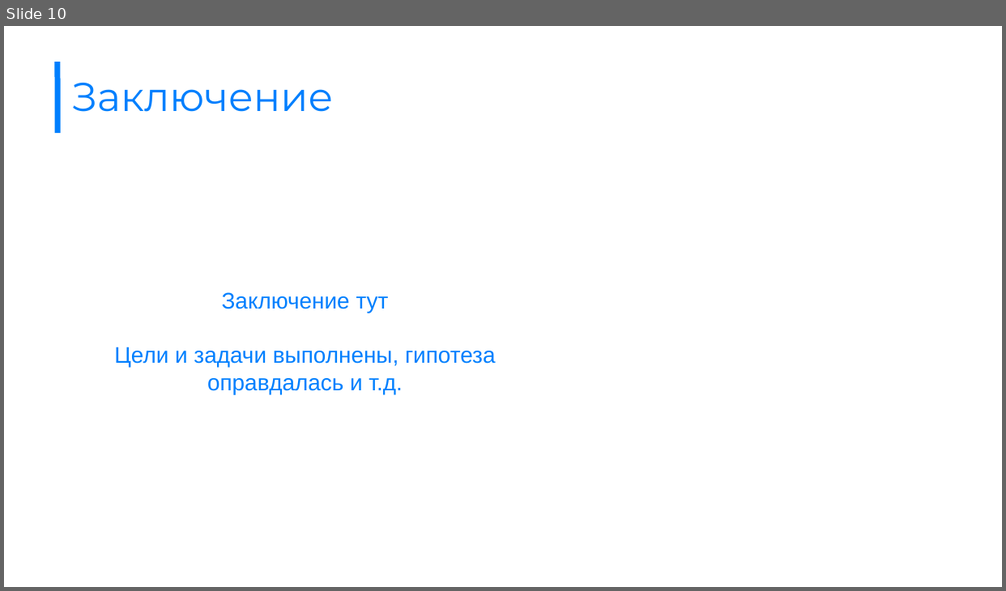
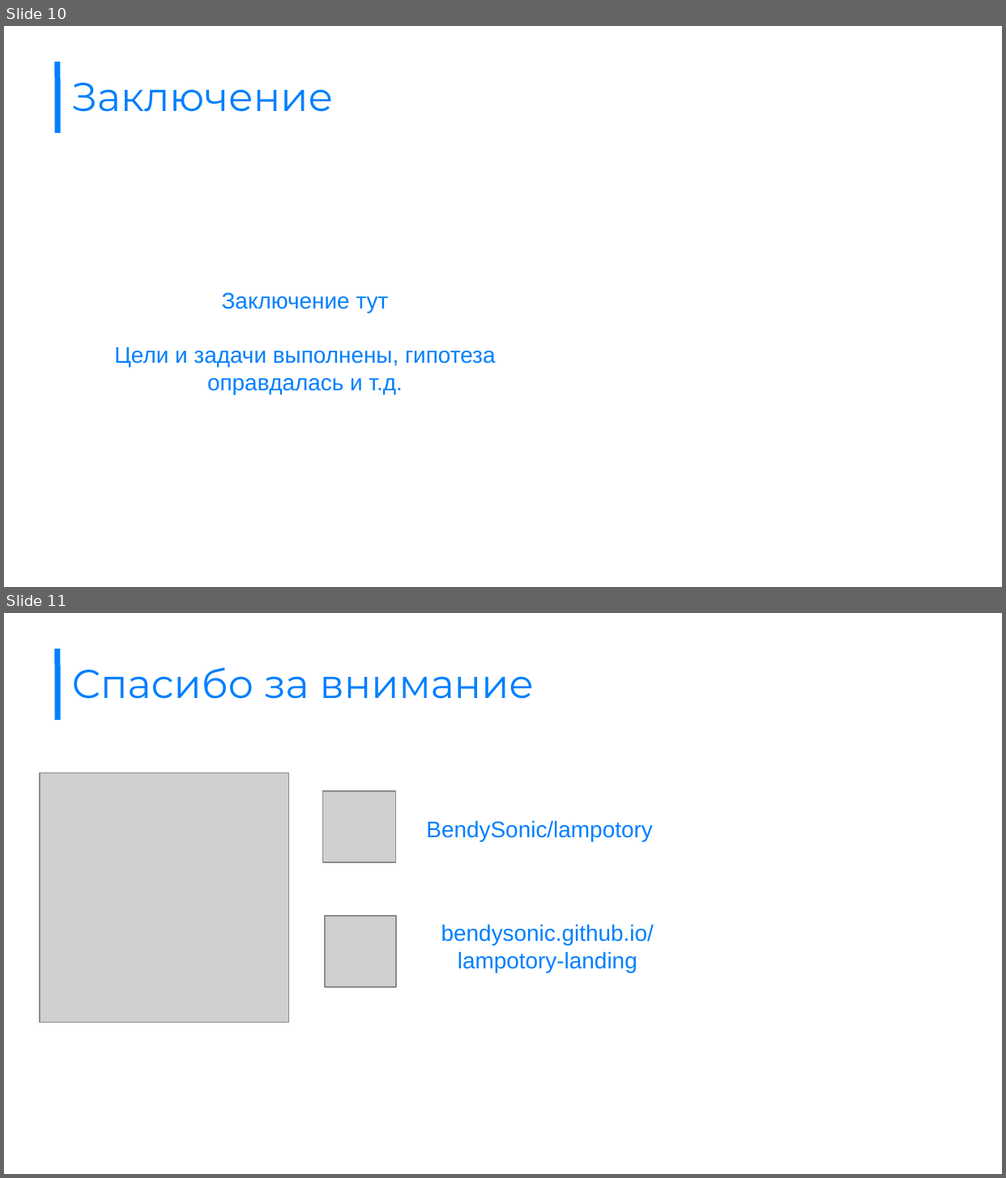
Before and after one commit to BendySonic/lampotory, a slide deck: documentation/22_01/Презентация (сложный-97).ppt. Shown one above the other, each under a label of ours: slide 10 before the commit, slides 10 and 11 after it. The pictures are 1006x591 and 1006x1178 pixels, drawn with LibreOffice and Linux fonts; fonts in the diff are those of the drawing; grey boxes stand for pictures; background and template pictures are left out. Boxes give left, top, right and bottom in pixels: in the first picture for what was removed or moved away, otherwise in the second. Text is boxed around its words. In the diff, an @@ line names an element or a change of style, - is before the commit and + after.

```diff
--- a/documentation/22_01/Презентация (сложный-97).ppt
+++ b/documentation/22_01/Презентация (сложный-97).ppt
@@ slide 11 added at box(4, 613, 1002, 1174), background picture (left out) @@
@@ line added from (57, 649) to (57, 720), #007FFE 4.51 pt @@
@@ text added at box(72, 667, 535, 699), 32 pt, text #007FFE @@
+Спасибо за внимание
@@ picture added at box(40, 773, 289, 1023) @@
@@ picture added at box(323, 791, 396, 863) @@
@@ text added at box(426, 820, 652, 841), 18 pt, text #007FFE @@
+BendySonic/lampotory
@@ picture added at box(325, 917, 396, 988) @@
@@ text added at box(441, 924, 654, 973), 18 pt, text #007FFE @@
+bendysonic.github.io/lampotory-landing
```
Also in this commit, not shown: 36 other files.
